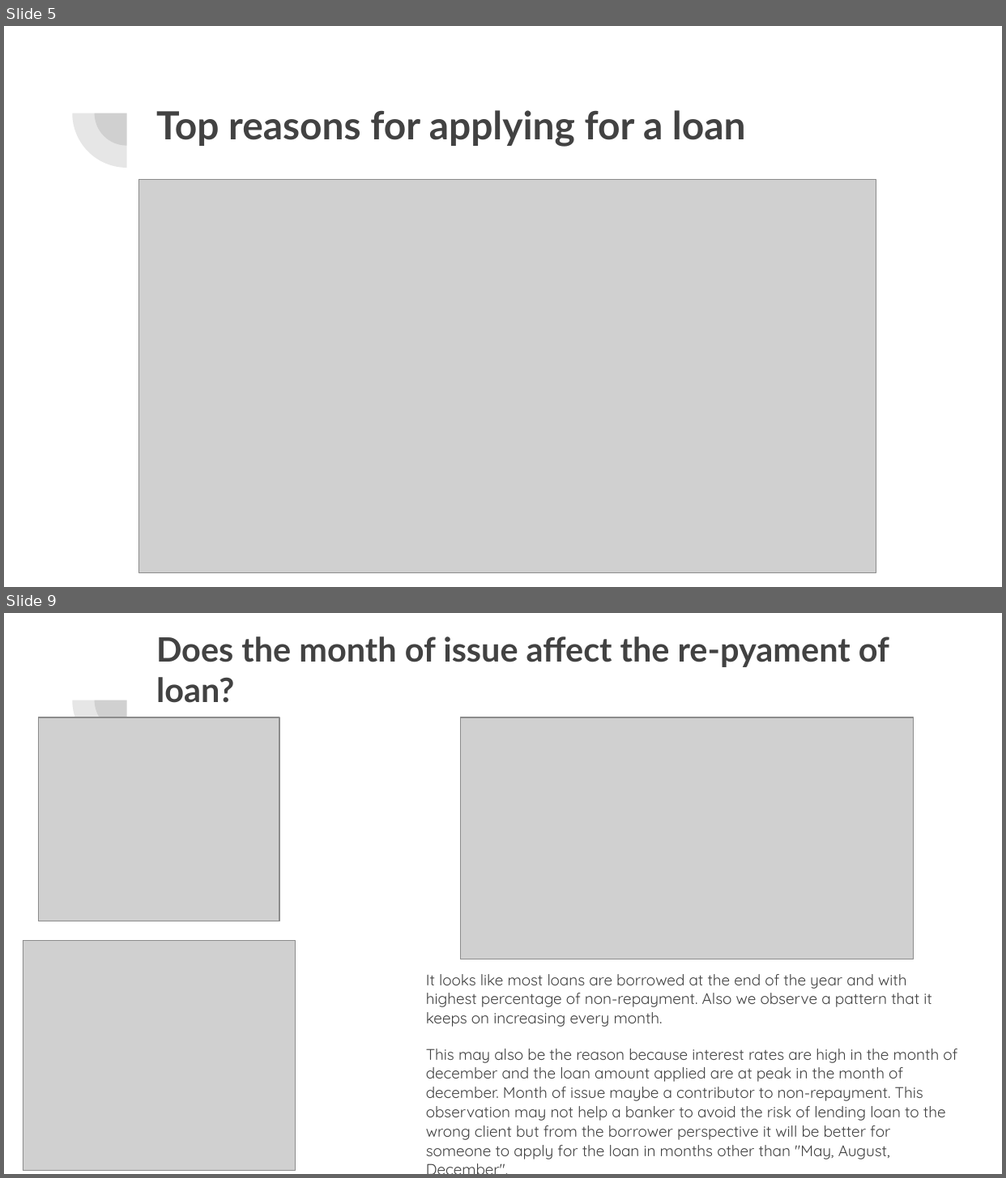
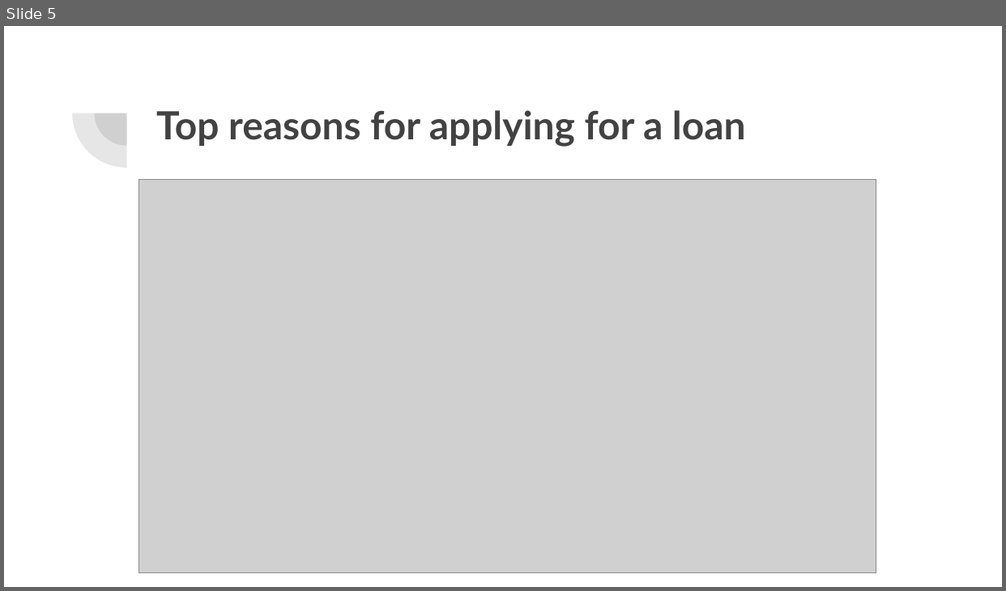
Before and after one commit to tanya-hash/Lending-club-case-study, a slide deck: Lending club case study.pptx. Shown one above the other, each under a label of ours: slides 5 and 9 before the commit, slide 5 after it; the slides between them are not shown. The pictures are 1006x1178 and 1006x591 pixels, drawn with LibreOffice and Linux fonts; fonts in the diff are those of the drawing; grey boxes stand for pictures. Boxes give left, top, right and bottom in pixels: in the first picture for what was removed or moved away, otherwise in the second. Text is boxed around its words. In the diff, an @@ line names an element or a change of style, - is before the commit and + after.

```diff
--- a/Lending club case study.pptx
+++ b/Lending club case study.pptx
@@ slide 9 removed at (4,613,1002,1174), background #FFFFFF; not listed: 2 template elements that a slide beside it also shows @@
@@ title removed at (156,636,889,703) @@
-Does the month of issue affect the re-pyament of loan?
@@ picture removed at (39,717,280,922) @@
@@ picture removed at (460,717,913,960) @@
@@ picture removed at (23,941,296,1172) @@
@@ text removed at (426,974,957,1160) @@
-It looks like most loans are borrowed at the end of the year and with highest percentage of non-repayment. Also we observe a pattern that it keeps on increasing every month.
-This may also be the reason because interest rates are high in the month of december and the loan amount applied are at peak in the month of december. Month of issue maybe a contributor to non-repayment. This observation may not help a banker to avoid the risk of lending loan to the wrong client but from the borrower perspective it will be better for someone to apply for the loan in months other than "May, August, December".
```
Also in this commit, not shown: 1 slide changed, 4 slides added, 3 other slides removed.
